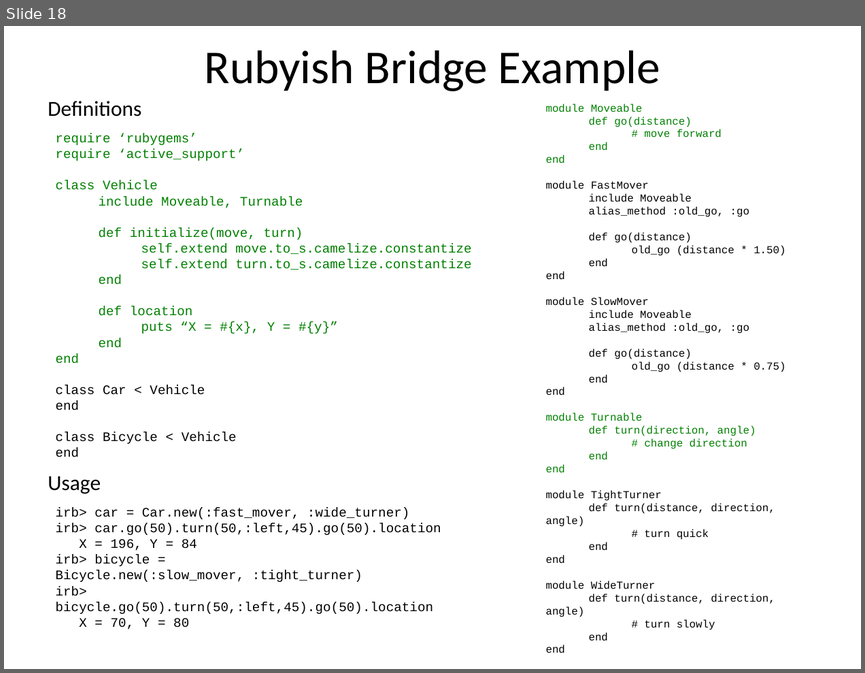
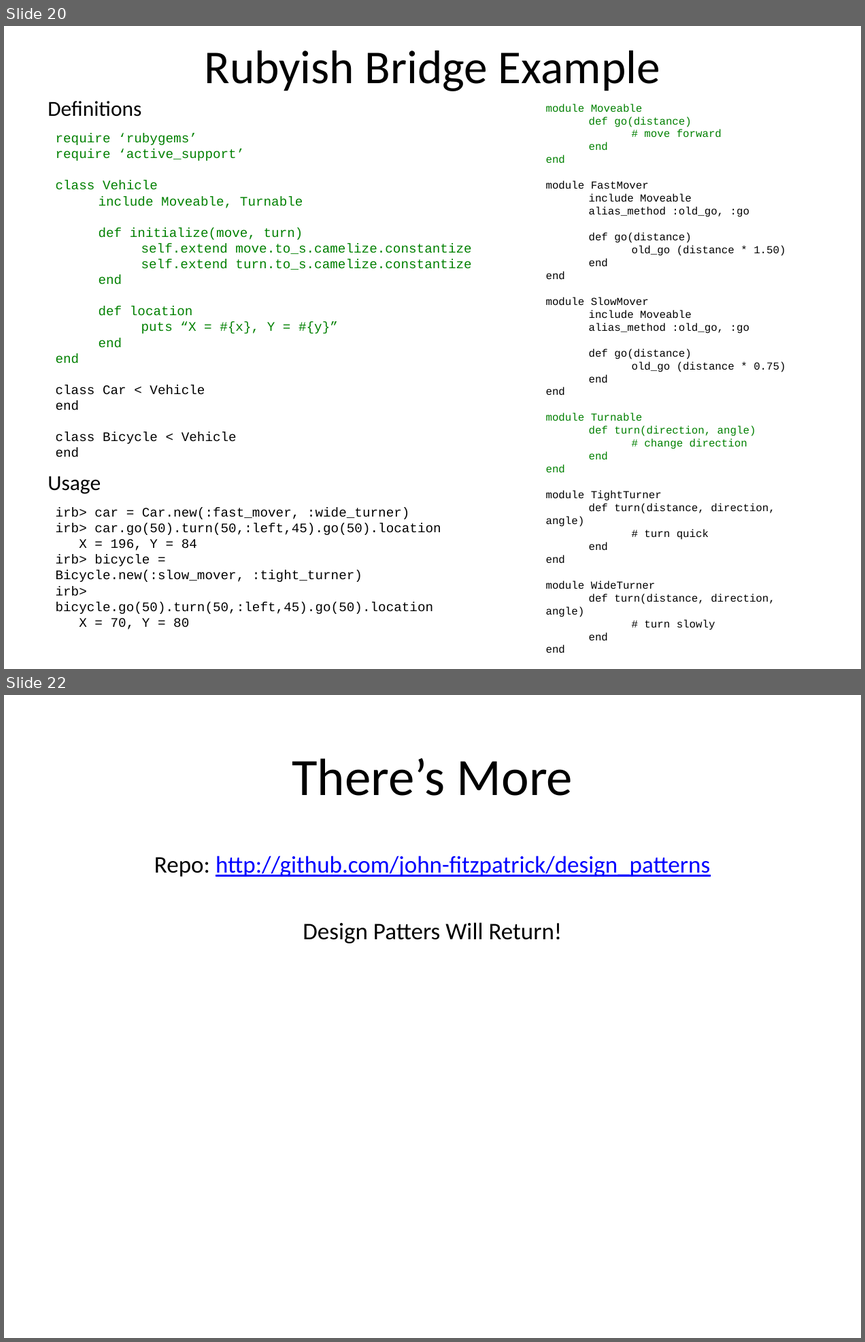
Before and after one commit to john-fitzpatrick/design_patterns, a slide deck: DesignPatterns.pptx. Shown one above the other, each under a label of ours: slide 18 before the commit, slides 20 and 22 after it; the slides between them are not shown. The pictures are 865x673 and 865x1342 pixels, drawn with LibreOffice and Linux fonts; fonts in the diff are those of the drawing. Boxes give left, top, right and bottom in pixels: in the first picture for what was removed or moved away, otherwise in the second. Text is boxed around its words. In the diff, an @@ line names an element or a change of style, - is before the commit and + after.

Commit message:
added Adapter pattern to slide show.

```diff
--- a/DesignPatterns.pptx
+++ b/DesignPatterns.pptx
@@ slide 22 added at bbox=[4, 695, 861, 1338], background #FFFFFF @@
@@ title added at bbox=[292, 758, 573, 796], 44 pt, text #000000 @@
+There’s More
@@ text added at bbox=[154, 855, 710, 943], 20 pt, text #0000FF, underline @@
+Repo: http://github.com/john-fitzpatrick/design_patterns
+Design Patters Will Return!
@@ what was slide 18 is now slide 20 @@
```
Also in this commit, not shown: 2 slides changed, 3 other slides added.
